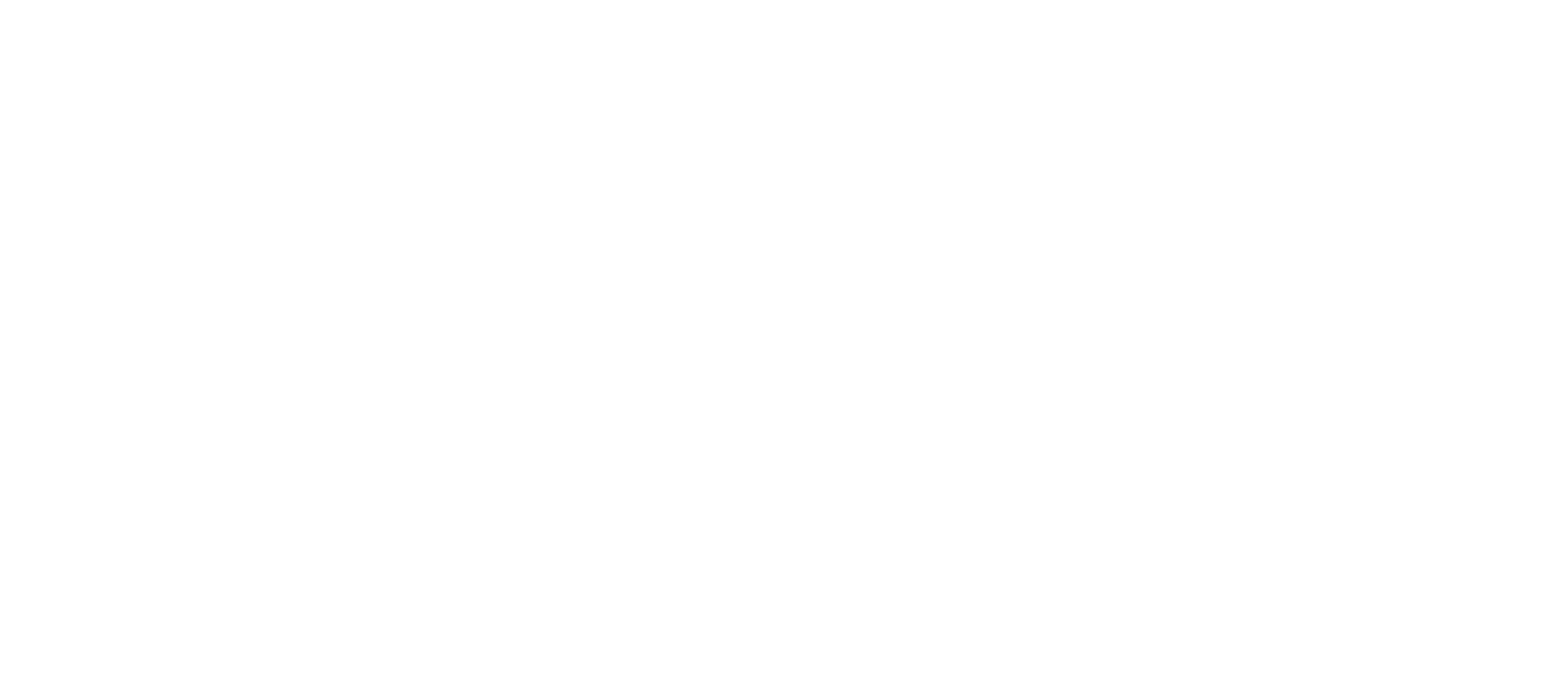
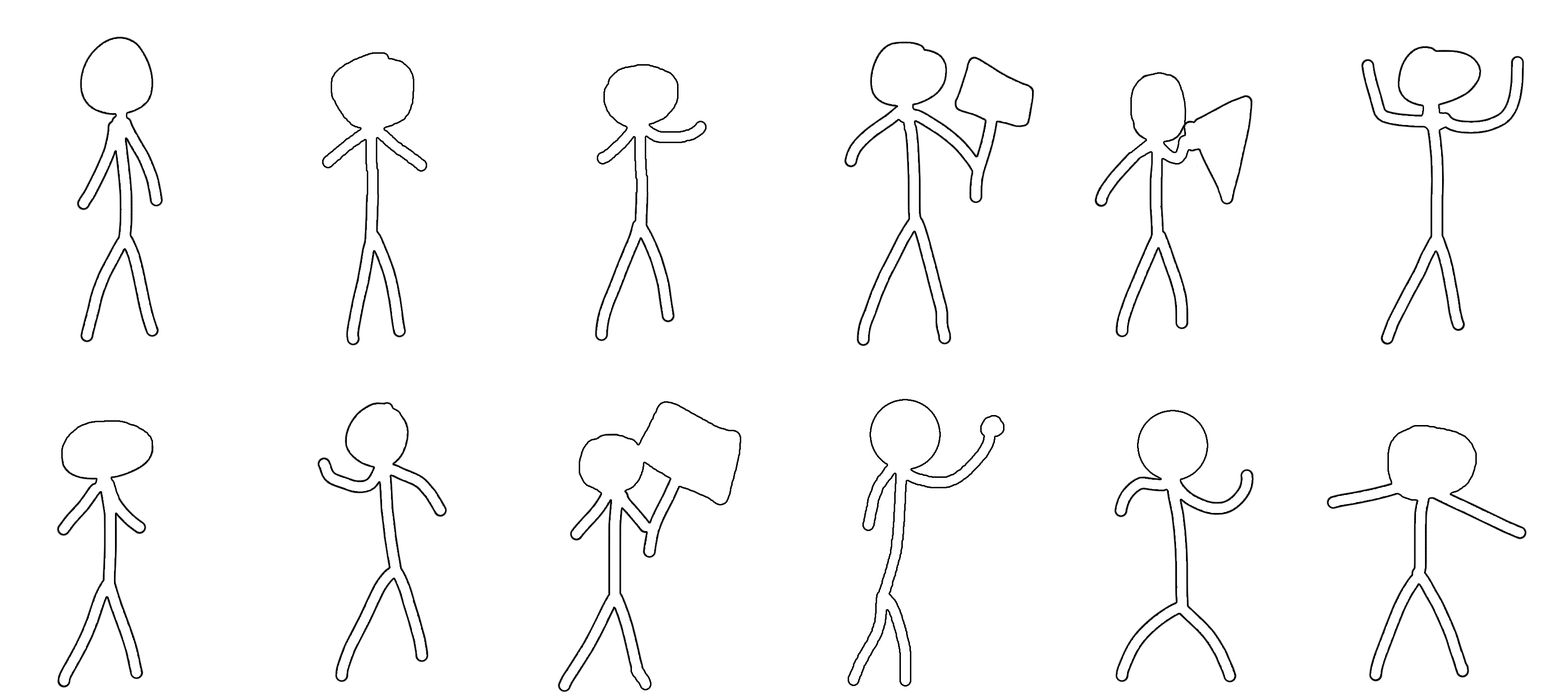
Two versions of the same layered image (1568 x 697). Layer-by-layer changes:
painted on "Layer 1" over (56, 36, 1477, 690)
